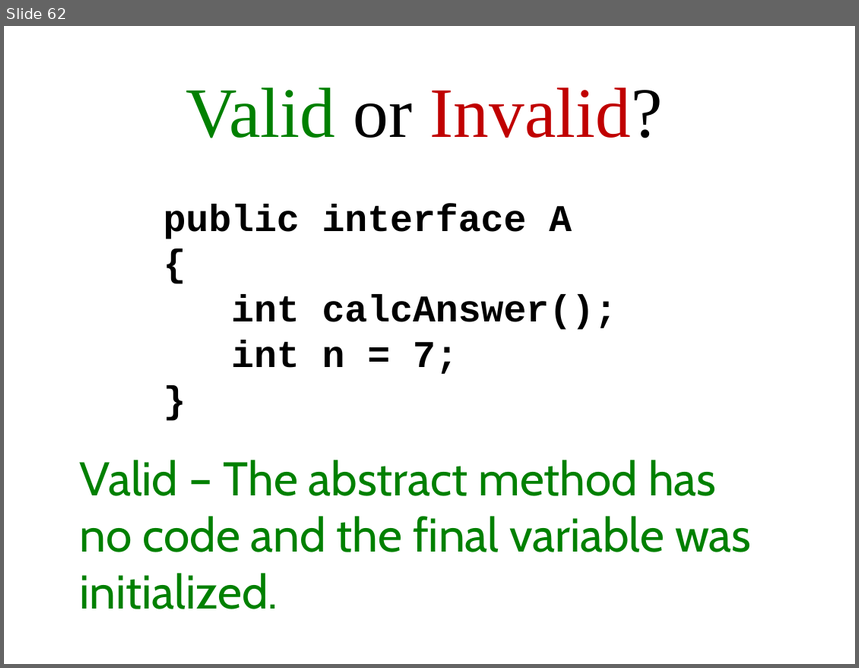
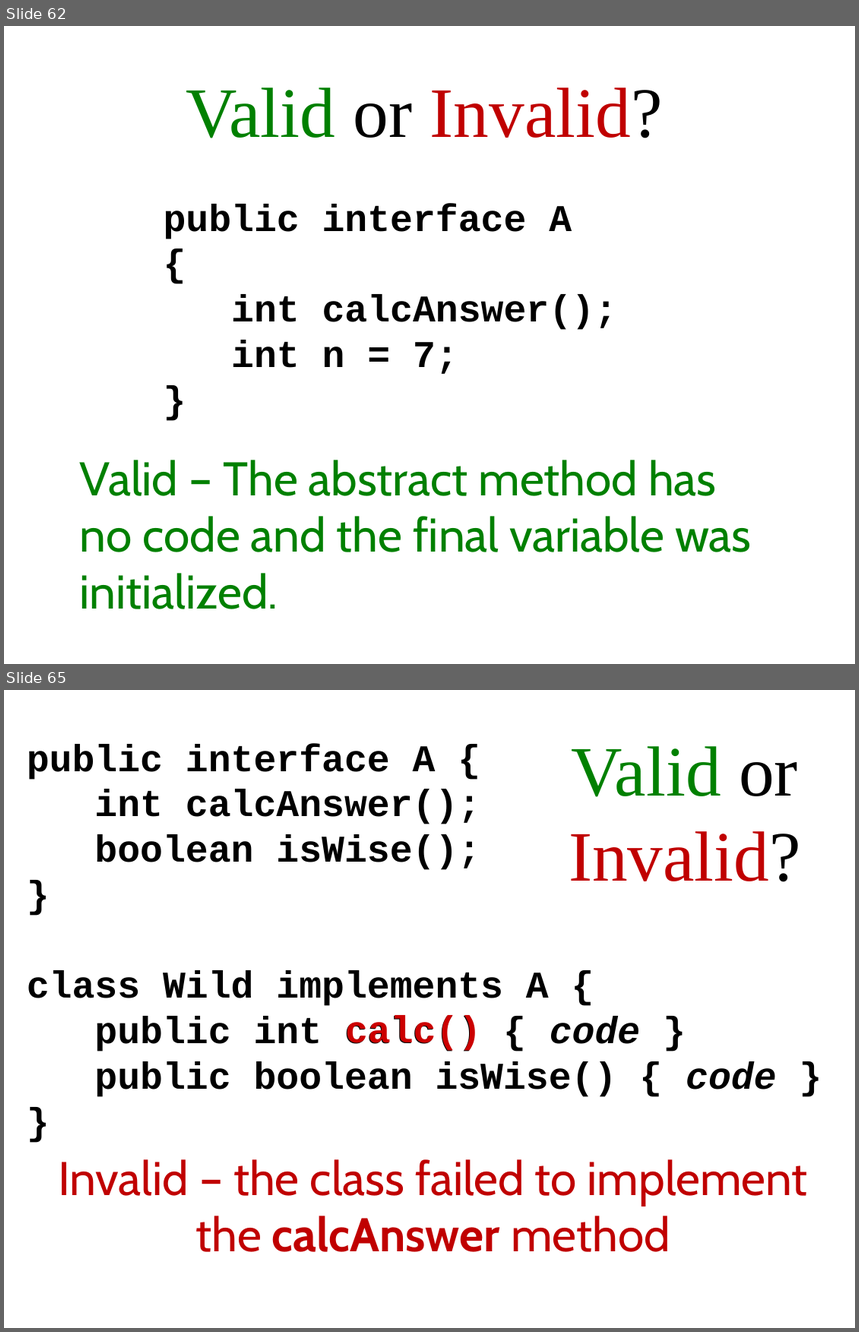
Before and after one commit to Cy-FairCS/cs3, a slide deck: u04a_interfaces/notes/_interfaces notes.pptx. Shown one above the other, each under a label of ours: slide 62 before the commit, slides 62 and 65 after it; the slides between them are not shown. The pictures are 859x668 and 859x1332 pixels, drawn with LibreOffice and Linux fonts; fonts in the diff are those of the drawing. Boxes give left, top, right and bottom in pixels: in the first picture for what was removed or moved away, otherwise in the second. Text is boxed around its words. In the diff, an @@ line names an element or a change of style, - is before the commit and + after.

Commit message:
update 2 interfaces

```diff
--- a/u04a_interfaces/notes/_interfaces notes.pptx
+++ b/u04a_interfaces/notes/_interfaces notes.pptx
@@ slide 65 added at box(4, 690, 855, 1328), background #FFFFFF @@
@@ subtitle added at box(27, 744, 776, 1097), 32 pt, text #000000, bold @@
+public interface A {
+int calcAnswer();
+boolean isWise();
+}
+class Wild implements A {
+public int calc() { code }
+public boolean isWise() { code }
+}
@@ title added at box(569, 746, 801, 882), 60 pt, text #C00000 @@
+Valid or Invalid?
@@ text added at box(344, 1016, 481, 1052), 32 pt, text #CC0000, bold @@
+calc()
@@ text added at box(59, 1160, 808, 1252), 40 pt, text #C00000 @@
+Invalid – the class failed to implement the calcAnswer method
```
Also in this commit, not shown: 16 slides changed, 2 other slides added, 1 slide removed.
